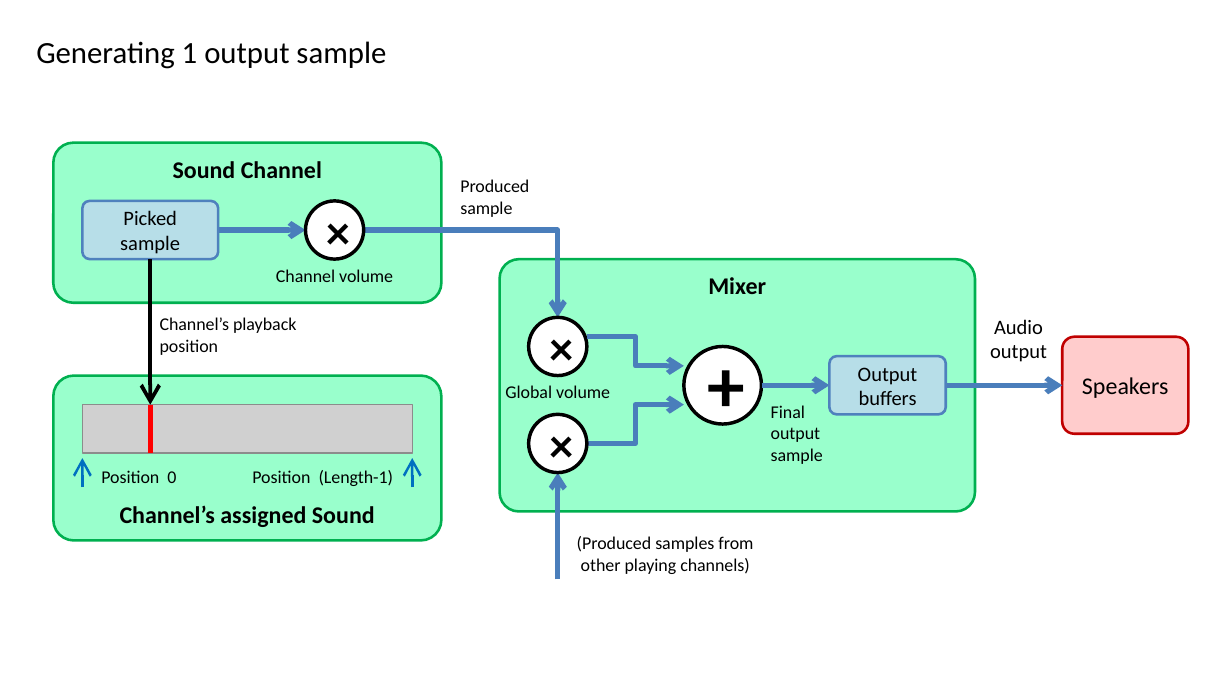
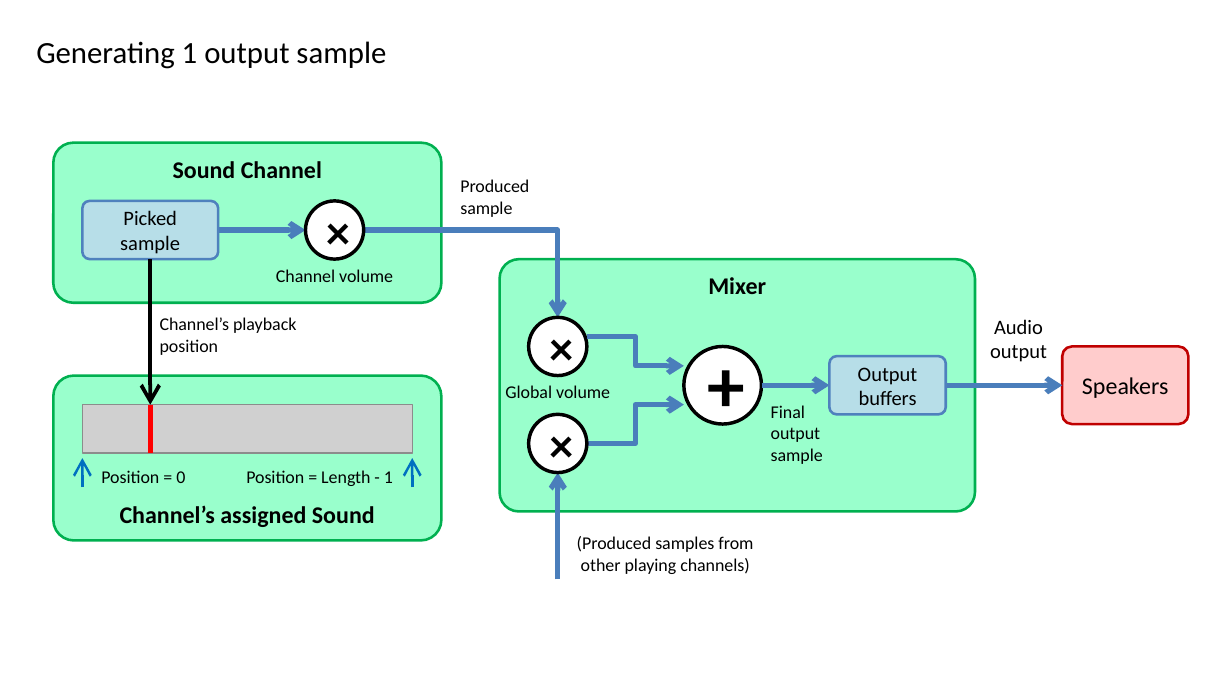
Before and after one commit to vircon32/Vircon32Documents, a slide deck: slide 7 of Specification/English/Editable source images/Images Spec Part 5 - SPU.pptx. Drawn at 1232x693 pixels with LibreOffice and Linux fonts; fonts in the diff are those of the drawing; grey boxes stand for pictures. Boxes give left, top, right and bottom in pixels: in the first picture for what was removed or moved away, otherwise in the second. Text is boxed around its words. In the diff, an @@ line names an element or a change of style, - is before the commit and + after.

```diff
--- a/Specification/English/Editable source images/Images Spec Part 5 - SPU.pptx
+++ b/Specification/English/Editable source images/Images Spec Part 5 - SPU.pptx
@@ rounded rectangle "Speakers": place and size @@
-rounded rectangle "Speakers" at (1062,336,1188,434)
+rounded rectangle "Speakers" at (1062,346,1188,424)
@@ text at (101,470,185,483): text changed @@
-Position 0
+Position = 0
@@ text at (246,470,393,486): text changed @@
-Position (Length-1)
+Position = Length - 1
```
Also in this commit, not shown: 1 other slide changed, 8 other files.
